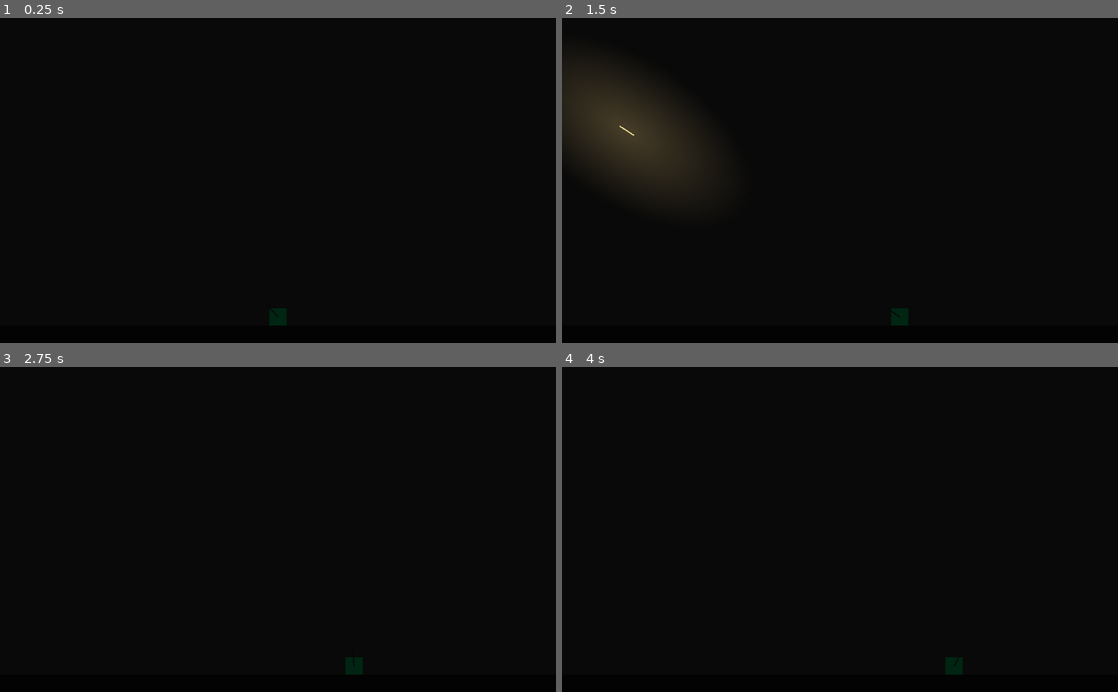
Above: before the commit, frames 1-4 (two rows, left to right).
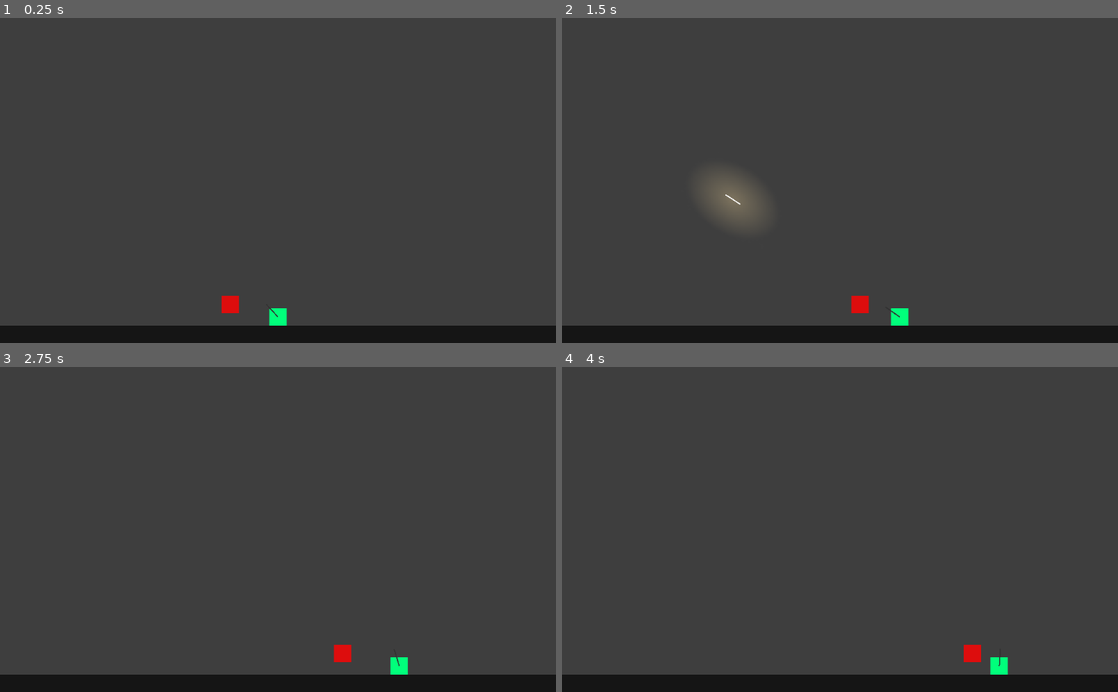
Above: after the commit, the same moments.

Repository: ZeeHatcher/Lighthouse
Game: Godot game, scene res://levels/TestLab.tscn
Same seed, same stepped clock (60 frames per second), same inputs: the game is played once before the commit and once after it.
Inputs (mouse positions are in pixels of both pictures, inside the frame that each line leads up to):
- Up to frame 1 (0.25 s): no input
- Up to frame 2 (1.5 s): move the mouse to (962, 164) at 0.52 s; hold D (move_right) 0.53-1.28 s; click (962, 164) at 0.6 s; move the mouse to (728, 196) at 1.27 s; hold A (move_left) from 1.28 s (still down); click (728, 196) at 1.35 s
- Up to frame 3 (2.75 s): move the mouse to (333, 458) at 2.02 s; release A (move_left) at 2.03 s; hold D (move_right) from 2.03 s (still down); click (333, 458) at 2.1 s
- Up to frame 4 (4 s): move the mouse to (812, 594) at 2.77 s; click (812, 594) at 2.85 s; move the mouse to (1006, 578) at 3.52 s; release D (move_right) at 3.53 s; hold A (move_left) from 3.53 s (still down); click (1006, 578) at 3.6 s

The runs differ from the first frame. In frame 1, 95% of the frame differs, in the area x 0-100%, y 0-95%; in frame 2, 95%; in frame 3, 95%; in frame 4, 95%.

Commit message:
add submodule

Diff:
--- /dev/null
+++ b/entities/Enemy/Enemy.gd
@@ -0,0 +1,11 @@
+extends KinematicBody2D
+
+export (int) var speed := 100
+
+var velocity := Vector2(speed, 0)
+
+func _ready() -> void:
+	add_to_group("enemies")
+
+func _physics_process(delta: float) -> void:
+	var collision = move_and_collide(velocity * delta)
--- a/entities/Enemy/Enemy.tscn
+++ b/entities/Enemy/Enemy.tscn
@@ -1,11 +1,17 @@
-[gd_scene load_steps=2 format=2]
+[gd_scene load_steps=4 format=2]
+
+[ext_resource path="res://assets/placeholder.png" type="Texture" id=1]
+[ext_resource path="res://entities/Enemy/Enemy.gd" type="Script" id=2]
 
 [sub_resource type="RectangleShape2D" id=1]
 extents = Vector2( 16, 16 )
 
-[node name="KinematicBody2D" type="KinematicBody2D"]
+[node name="Enemy" type="KinematicBody2D"]
+script = ExtResource( 2 )
 
 [node name="CollisionShape2D" type="CollisionShape2D" parent="."]
 shape = SubResource( 1 )
 
 [node name="Sprite" type="Sprite" parent="."]
+modulate = Color( 0.870588, 0.054902, 0.054902, 1 )
+texture = ExtResource( 1 )
--- a/entities/Projectile/Projectile.gd
+++ b/entities/Projectile/Projectile.gd
@@ -1,19 +1,19 @@
 extends KinematicBody2D
 
-export (int) var speed := 5000
-export (int) var seconds := 1
+export (int) var speed := 3000
 
-var is_collide = false
-var time_to_live := seconds * 60
 var velocity := Vector2(speed, 0)
 
 func _physics_process(delta: float) -> void:
-	is_collide = move_and_collide(velocity * delta)
-	time_to_live -= 1
+	var collision = move_and_collide(velocity * delta)
 
-	if (is_collide || time_to_live <= 0):
-		queue_free()
+	if (collision):
+		if (collision.collider.is_in_group("enemies")):
+			collision.collider.queue_free()
 
 func point_to(target: Vector2) -> void:
 	look_at(target)
 	velocity = velocity.rotated(rotation)
+
+func _on_VisibilityNotifier2D_screen_exited() -> void:
+	queue_free()
--- a/entities/Projectile/Projectile.tscn
+++ b/entities/Projectile/Projectile.tscn
@@ -5,18 +5,18 @@
 [ext_resource path="res://assets/light.png" type="Texture" id=3]
 
 [sub_resource type="RectangleShape2D" id=1]
-extents = Vector2( 8, 1 )
+extents = Vector2( 16, 1 )
 
 [node name="Projectile" type="KinematicBody2D"]
 script = ExtResource( 2 )
 
 [node name="CollisionShape2D" type="CollisionShape2D" parent="."]
-position = Vector2( 8, 0 )
+position = Vector2( 16, 0 )
 shape = SubResource( 1 )
 
 [node name="Light2D" type="Light2D" parent="."]
 position = Vector2( 16, 0 )
-scale = Vector2( 16.375, 8.4375 )
+scale = Vector2( 6, 4 )
 texture = ExtResource( 3 )
 color = Color( 1, 0.843137, 0.505882, 1 )
 shadow_enabled = true
@@ -27,3 +27,8 @@
 position = Vector2( 16, 0 )
 scale = Vector2( 0.999999, 0.0625001 )
 texture = ExtResource( 1 )
+
+[node name="VisibilityNotifier2D" type="VisibilityNotifier2D" parent="."]
+position = Vector2( 16, 0 )
+scale = Vector2( 1.6, 0.1 )
+[connection signal="screen_exited" from="VisibilityNotifier2D" to="." method="_on_VisibilityNotifier2D_screen_exited"]
--- a/levels/TestLab.tscn
+++ b/levels/TestLab.tscn
@@ -1,7 +1,8 @@
-[gd_scene load_steps=4 format=2]
+[gd_scene load_steps=5 format=2]
 
 [ext_resource path="res://entities/Player/Player.tscn" type="PackedScene" id=1]
 [ext_resource path="res://entities/Gun/Gun.tscn" type="PackedScene" id=2]
+[ext_resource path="res://entities/Enemy/Enemy.tscn" type="PackedScene" id=3]
 
 [sub_resource type="RectangleShape2D" id=1]
 extents = Vector2( 512, 16 )
@@ -9,7 +10,7 @@
 [node name="TestLab" type="Node2D"]
 
 [node name="Background" type="ColorRect" parent="."]
-margin_right = 1030.0
+margin_right = 1025.0
 margin_bottom = 589.0
 color = Color( 0.247059, 0.247059, 0.247059, 1 )
 __meta__ = {
@@ -17,7 +18,6 @@
 }
 
 [node name="CanvasModulate" type="CanvasModulate" parent="."]
-color = Color( 0.14902, 0.14902, 0.14902, 1 )
 
 [node name="Platform" type="StaticBody2D" parent="."]
 position = Vector2( 512, 584 )
@@ -46,3 +46,6 @@
 position = Vector2( 512, 552 )
 
 [node name="Gun" parent="Player" instance=ExtResource( 2 )]
+
+[node name="Enemy" parent="." instance=ExtResource( 3 )]
+position = Vector2( 398.947, 529.474 )
--- a/project.godot
+++ b/project.godot
@@ -15,7 +15,7 @@
 
 [application]
 
-config/name="Turret"
+config/name="Lighthouse"
 run/main_scene="res://levels/TestLab.tscn"
 
 [display]
Not shown, added: .gitmodules
